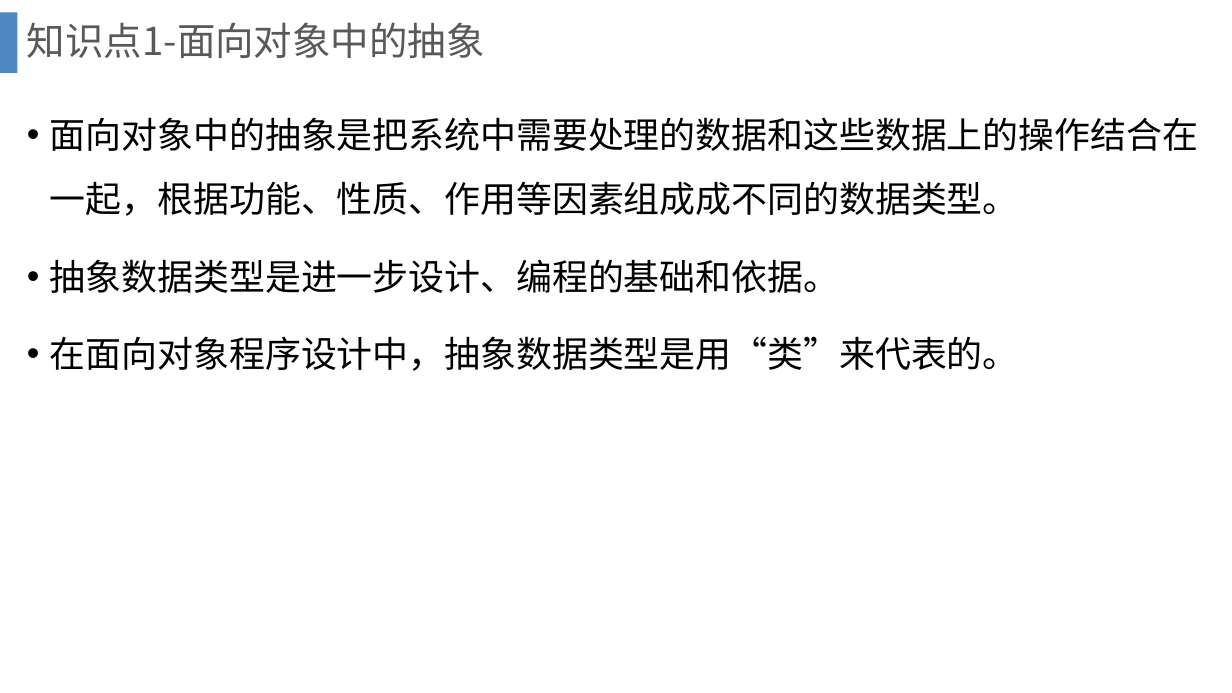
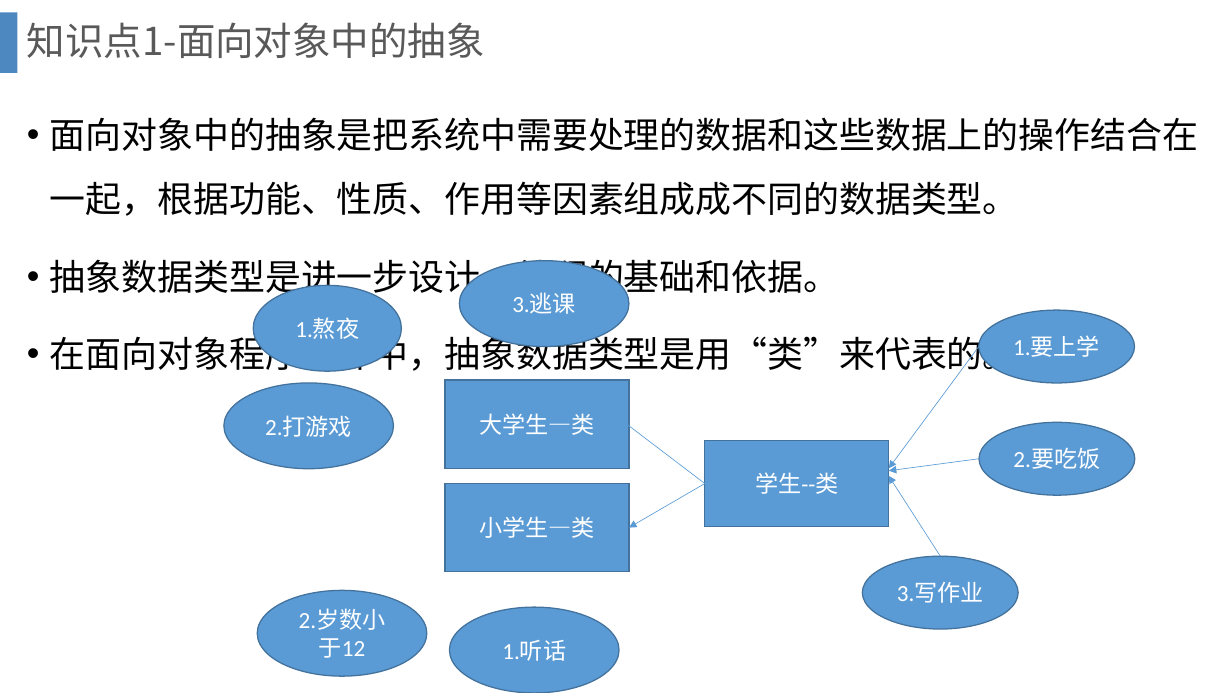
Before and after one commit to gcl-ant/study, a slide deck: slide 9 of gcl/教案/JavaPPT/JavaPPT/4.pptx. Drawn at 1232x693 pixels with LibreOffice and Linux fonts; fonts in the diff are those of the drawing; background and template pictures are left out. Boxes give left, top, right and bottom in pixels: in the first picture for what was removed or moved away, otherwise in the second. Text is boxed around its words. In the diff, an @@ line names an element or a change of style, - is before the commit and + after.

```diff
--- a/gcl/教案/JavaPPT/JavaPPT/4.pptx
+++ b/gcl/教案/JavaPPT/JavaPPT/4.pptx
@@ ellipse added at (459,261,629,347), fill #5B9BD5, outline #43739E 1 pt, 18 pt, text #FFFFFF @@
+3.逃课
@@ ellipse added at (253,286,401,372), fill #5B9BD5, outline #43739E 1 pt, 18 pt, text #FFFFFF @@
+1.熬夜
@@ ellipse added at (979,311,1135,384), fill #5B9BD5, outline #43739E 1 pt, 18 pt, text #FFFFFF @@
+1.要上学
@@ arrow added from (979, 347) to (889, 469), #5B9BD5 0.5 pt @@
@@ ellipse added at (224,383,394,469), fill #5B9BD5, outline #43739E 1 pt, 18 pt, text #FFFFFF @@
+2.打游戏
@@ rectangle added at (445,380,629,469), fill #5B9BD5, outline #43739E 1 pt, 18 pt, text #FFFFFF @@
+大学生—类
@@ arrow added from (705, 483) to (616, 416), #5B9BD5 0.5 pt @@
@@ rectangle added at (705,441,889,527), fill #5B9BD5, outline #43739E 1 pt, 18 pt, text #FFFFFF @@
+学生--类
@@ ellipse added at (980,422,1136,495), fill #5B9BD5, outline #43739E 1 pt, 18 pt, text #FFFFFF @@
+2.要吃饭
@@ arrow added from (980, 458) to (889, 470), #5B9BD5 0.5 pt @@
@@ arrow added from (941, 556) to (889, 476), #5B9BD5 0.5 pt @@
@@ rectangle added at (445,483,629,572), fill #5B9BD5, outline #43739E 1 pt, 18 pt, text #FFFFFF @@
+小学生—类
@@ arrow added from (705, 483) to (629, 528), #5B9BD5 0.5 pt @@
@@ ellipse added at (862,556,1019,629), fill #5B9BD5, outline #43739E 1 pt, 18 pt, text #FFFFFF @@
+3.写作业
@@ ellipse added at (257,591,427,677), fill #5B9BD5, outline #43739E 1 pt, 18 pt, text #FFFFFF @@
+2.岁数小于12
@@ ellipse added at (449,607,619,693), fill #5B9BD5, outline #43739E 1 pt, 18 pt, text #FFFFFF @@
+1.听话
```
Also in this commit, not shown: 6 other slides changed, 9 other files.
